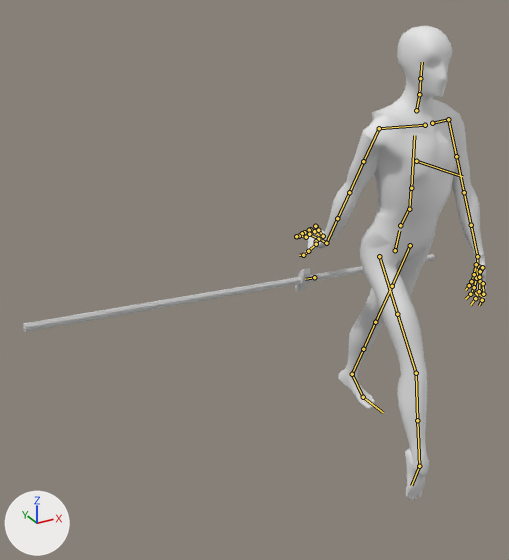
An edit to the glTF model assets_src/biped/unarmed/walk.glb, drawn before and after from the same camera.
Both versions are drawn from a 50 mm lens placed at (-1.96, -2.27, 2.23), pointed at (-0.68, 0.06, 1.07). Arrows for +X, +Y and +Z are at lower left; the lights stay in place. The first picture is the older version. Both versions are drawn at frame 19 of the action 'Anim_0'; the numbers are the values there. The bones that change, and the others that lie on the model, are drawn over the model as lines.

In view in the first picture: 'mesh_node', 'weapon'.
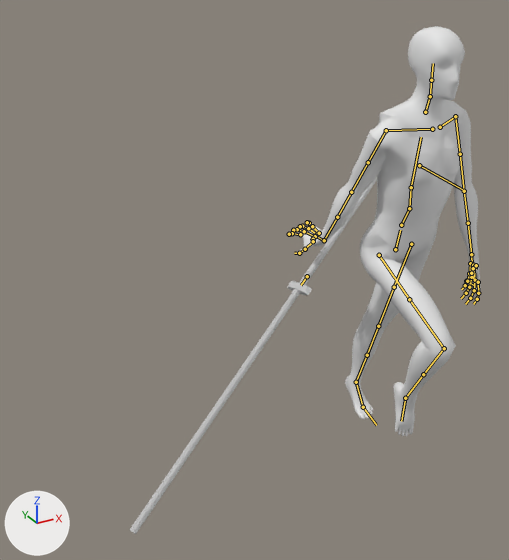
Boxes [x1, y1, x2, y2] around the edits, measured in the pictures (509 x 560 px):
'mesh_node', posed (13% shorter): before [295, 26, 486, 500]; after [287, 26, 481, 436]
'weapon', posed (40% narrower, 353% taller): before [23, 254, 435, 332]; after [130, 177, 377, 534]
bone 'pelvis', root to tip: before (395, 250) to (399, 230); after (395, 249) to (400, 230)
bone 'thigh.R', root to tip: before (379, 256) to (397, 314); after (379, 255) to (409, 299)
bone 'shin.R', root to tip: before (416, 373) to (417, 420); after (444, 348) to (423, 374)
bone 'foot.R', root to tip: before (419, 466) to (411, 485); after (405, 398) to (401, 421)
bone 'thigh.L', root to tip: before (410, 245) to (392, 286); after (411, 244) to (394, 287)
bone 'shin_twist.L', root to tip: before (363, 349) to (352, 374); after (367, 355) to (356, 382)
bone 'foot.L', root to tip: before (352, 374) to (363, 397); after (356, 382) to (363, 407)
bone 'toe.L', root to tip: before (363, 397) to (383, 412); after (363, 407) to (376, 425)
bone 'stomach_01', root to tip: before (400, 225) to (409, 209); after (401, 225) to (409, 208)
bone 'chest', root to tip: before (411, 188) to (414, 135); after (411, 187) to (421, 137)
bone 'neck_01', root to tip: before (416, 110) to (419, 94); after (425, 112) to (430, 96)
bone 'head', root to tip: before (420, 78) to (422, 62); after (431, 80) to (433, 63)
bone 'clavicle.R', root to tip: before (425, 125) to (379, 128); after (432, 129) to (386, 130)
bone 'upper_arm.R', root to tip: before (379, 128) to (363, 161); after (386, 130) to (368, 162)
bone 'forearm_twist.R', root to tip: before (337, 218) to (326, 243); after (337, 217) to (324, 240)
bone 'hand.R', root to tip: before (326, 243) to (320, 239); after (324, 240) to (316, 236)
bone 'weapon.R', root to tip: before (314, 277) to (305, 279); after (307, 276) to (301, 285)
bone 'clavicle.L', root to tip: before (432, 123) to (448, 119); after (440, 127) to (455, 116)
bone 'upper_arm.L', root to tip: before (448, 119) to (456, 156); after (455, 116) to (460, 154)
bone 'hand.L', root to tip: before (477, 256) to (477, 267); after (471, 254) to (472, 265)

What the commit changed:
Bone 'pelvis' (bone_pelvis) moves from (-0.002, 0.059, 0.006) to (-0.003, 0.067, 0.01).
Bone 'pelvis' (bone_pelvis) turns from (9, 9, 1) to (13, 6, 2) degrees about its own x, y and z.
Bone 'thigh.R' (bone_thigh_r) turns from (-43, 9, 1) to (-76, 11, -2) degrees about its own x, y and z.
Bone 'shin.R' (bone_shin_r) turns from (19, 0, 0) to (92, 0, 0) degrees about its own x, y and z.
Bone 'foot.R' (bone_foot_r) turns from (85, 3, -1) to (35, 1, 0) degrees about its own x, y and z.
Bone 'thigh.L' (bone_thigh_l) turns from (15, -2, -4) to (9, 2, 1) degrees about its own x, y and z.
Bone 'shin_twist.L' (bone_shin_twist_l) turns from (0, -3, 0) to (0, 4, 0) degrees about its own x, y and z.
Bone 'foot.L' (bone_foot_l) turns from (3, -7, 0) to (9, 9, -1) degrees about its own x, y and z.
Bone 'toe.L' (bone_toe_l) turns from (4, 0, 0) to (14, 0, 0) degrees about its own x, y and z.
Bone 'stomach_01' (bone_stomach_01) turns from (2, -2, 0) to (-2, -1, 0) degrees about its own x, y and z.
Bone 'chest' (bone_chest) turns from (-7, 0, 4) to (1, 0, 1) degrees about its own x, y and z.
Bone 'neck_01' (bone_neck_01) turns from (1, -4, -2) to (-3, -3, -1) degrees about its own x, y and z.
Bone 'head' (bone_head) turns from (-3, -3, 0) to (-7, -2, 0) degrees about its own x, y and z.
Bone 'clavicle.R' (bone_clavicle_r) turns from (-3, -11, 0) to (-1, -9, 2) degrees about its own x, y and z.
Bone 'upper_arm.R' (bone_upper_arm_r) turns from (-72, 79, 7) to (-79, 82, -2) degrees about its own x, y and z.
Bone 'forearm_twist.R' (bone_forearm_twist_r) turns from (0, -14, 0) to (0, -19, 0) degrees about its own x, y and z.
Bone 'hand.R' (bone_hand_r) turns from (-21, -22, -58) to (-13, -23, -60) degrees about its own x, y and z.
Bone 'weapon.R' (bone_weapon_r) moves from (-0.003, 0.094, -0.155) to (0.002, 0.102, -0.166).
Bone 'weapon.R' (bone_weapon_r) turns from (63, 53, 62) to (-6, 1, 10) degrees about its own x, y and z.
Bone 'clavicle.L' (bone_clavicle_l) turns from (1, 16, -10) to (-3, 11, -4) degrees about its own x, y and z.
Bone 'upper_arm.L' (bone_upper_arm_l) turns from (35, 10, -68) to (35, 17, -70) degrees about its own x, y and z.
Bone 'hand.L' (bone_hand_l) turns from (-16, 0, 0) to (-4, 0, -1) degrees about its own x, y and z.
